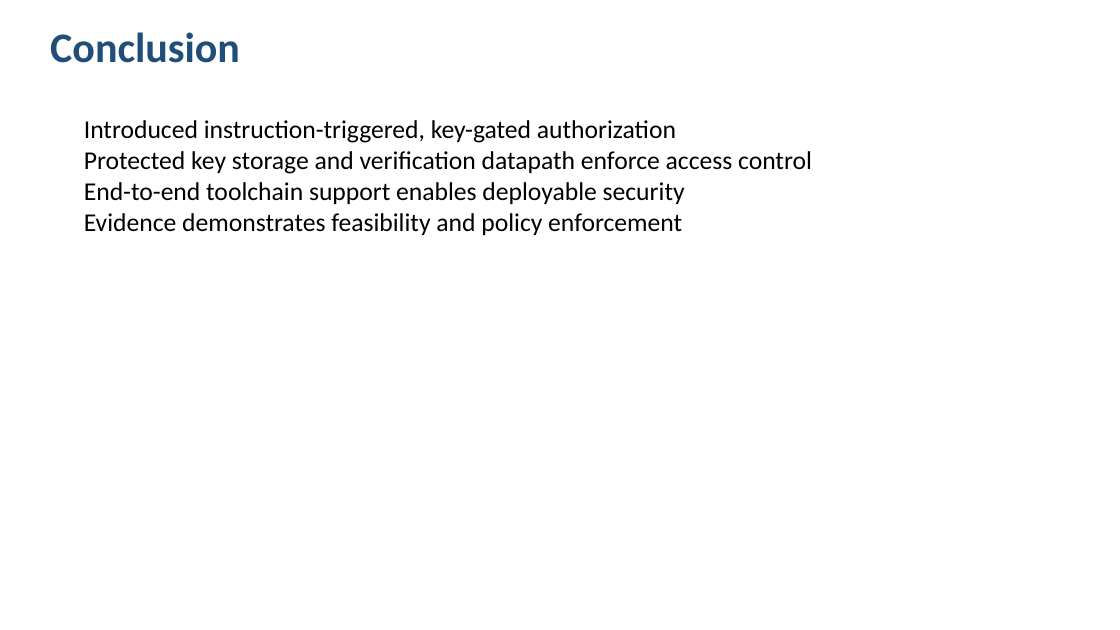
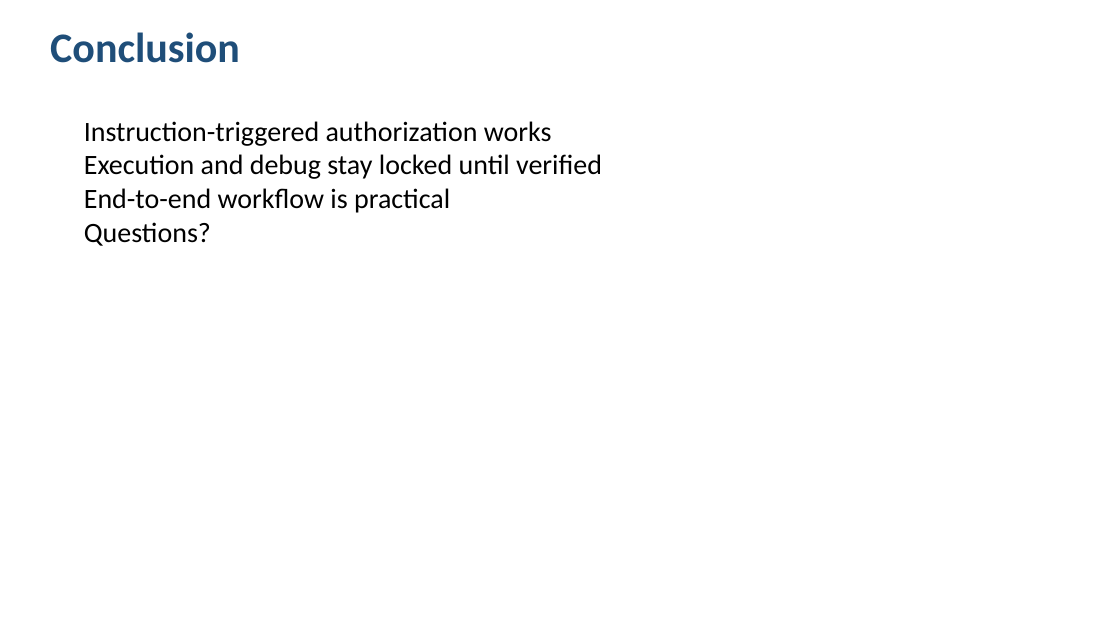
Before and after one commit to Maria618-hash/Ardiono-Alpha, a slide deck: slide 12 of Final_Defense_Presentation.pptx (slide 15 before the commit). Drawn at 1120x630 pixels with LibreOffice and Linux fonts; fonts in the diff are those of the drawing. Boxes give left, top, right and bottom in pixels: in the first picture for what was removed or moved away, otherwise in the second. Text is boxed around its words. In the diff, an @@ line names an element or a change of style, - is before the commit and + after.

```diff
--- a/Final_Defense_Presentation.pptx
+++ b/Final_Defense_Presentation.pptx
@@ text at (x1=84, y1=121, x2=602, y2=246): text changed; size 22 to 24 pt @@
-Introduced instruction-triggered, key-gated authorization
-Protected key storage and verification datapath enforce access control
-End-to-end toolchain support enables deployable security
-Evidence demonstrates feasibility and policy enforcement
+Instruction-triggered authorization works
+Execution and debug stay locked until verified
+End-to-end workflow is practical
+Questions?
```
Also in this commit, not shown: 8 other slides changed, 3 slides added, 8 slides removed.
